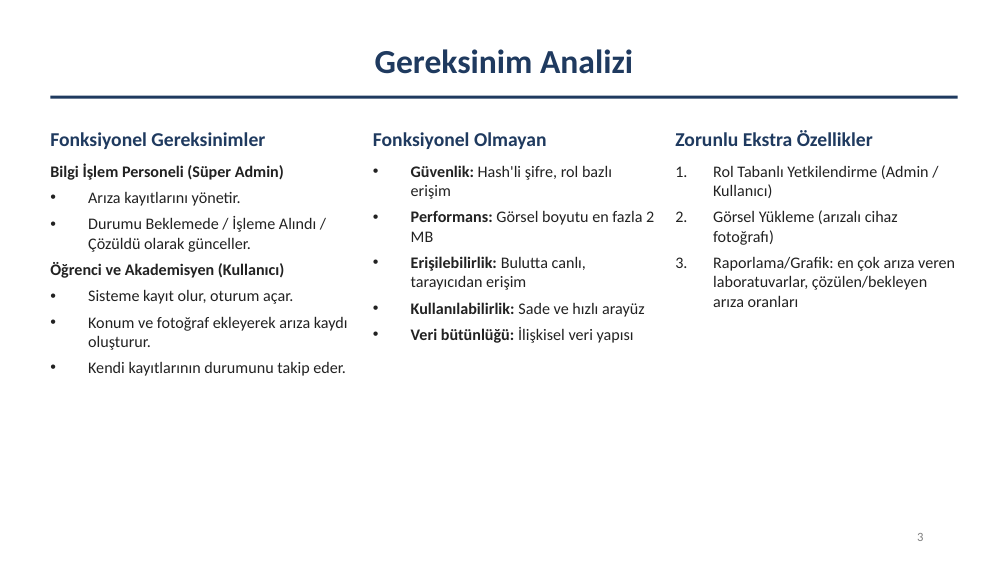
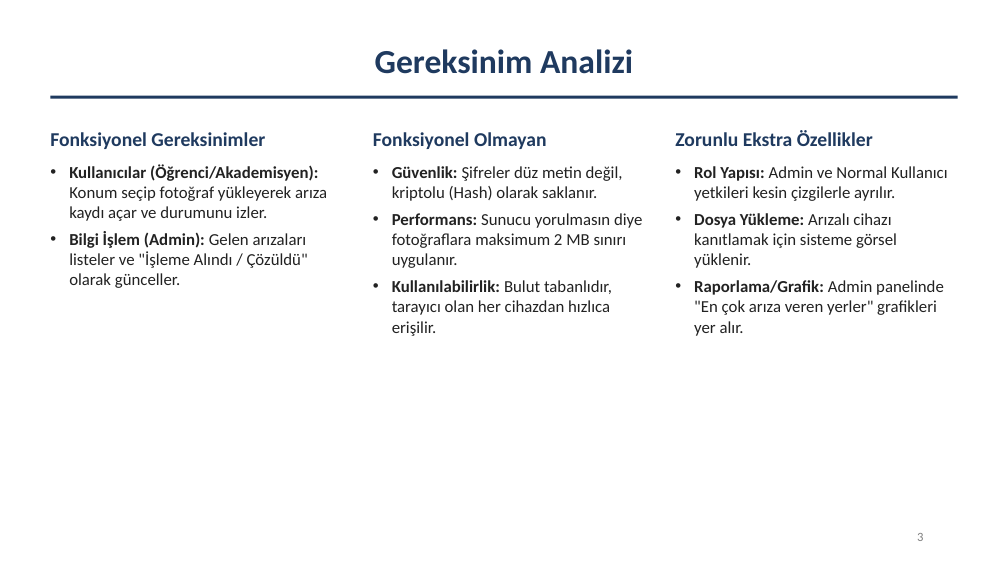
Before and after one commit to AlatifMhtgl1/Web-Programlama-Tasar-m-, a slide deck: slide 3 of sunum/Kampus_IT_Helpdesk_Suunum (1).pptx. Drawn at 1008x567 pixels with LibreOffice and Linux fonts; fonts in the diff are those of the drawing. Boxes give left, top, right and bottom in pixels: in the first picture for what was removed or moved away, otherwise in the second. Text is boxed around its words. In the diff, an @@ line names an element or a change of style, - is before the commit and + after.

```diff
--- a/sunum/Kampus_IT_Helpdesk_Suunum (1).pptx
+++ b/sunum/Kampus_IT_Helpdesk_Suunum (1).pptx
@@ text at (x1=69, y1=164, x2=327, y2=288): text changed; size 11.5 to 12 pt @@
-Bilgi İşlem Personeli (Süper Admin)
-• Arıza kayıtlarını yönetir.
-• Durumu Beklemede / İşleme Alındı / Çözüldü olarak günceller.
-Öğrenci ve Akademisyen (Kullanıcı)
-• Sisteme kayıt olur, oturum açar.
-• Konum ve fotoğraf ekleyerek arıza kaydı oluşturur.
-• Kendi kayıtlarının durumunu takip eder.
+• Kullanıcılar (Öğrenci/Akademisyen): Konum seçip fotoğraf yükleyerek arıza kaydı açar ve durumunu izler.
+• Bilgi İşlem (Admin): Gelen arızaları listeler ve "İşleme Alındı / Çözüldü" olarak günceller.
@@ text at (x1=392, y1=166, x2=642, y2=336): text changed; size 11.5 to 12 pt @@
-• Güvenlik: Hash'li şifre, rol bazlı erişim
-• Performans: Görsel boyutu en fazla 2 MB
-• Erişilebilirlik: Bulutta canlı, tarayıcıdan erişim
-• Kullanılabilirlik: Sade ve hızlı arayüz
-• Veri bütünlüğü: İlişkisel veri yapısı
+• Güvenlik: Şifreler düz metin değil, kriptolu (Hash) olarak saklanır.
+• Performans: Sunucu yorulmasın diye fotoğraflara maksimum 2 MB sınırı uygulanır.
+• Kullanılabilirlik: Bulut tabanlıdır, tarayıcı olan her cihazdan hızlıca erişilir.
@@ text at (x1=694, y1=166, x2=948, y2=336): text changed; size 11.5 to 12 pt @@
-1. Rol Tabanlı Yetkilendirme (Admin / Kullanıcı)
-2. Görsel Yükleme (arızalı cihaz fotoğrafı)
-3. Raporlama/Grafik: en çok arıza veren laboratuvarlar, çözülen/bekleyen arıza oranları
+• Rol Yapısı: Admin ve Normal Kullanıcı yetkileri kesin çizgilerle ayrılır.
+• Dosya Yükleme: Arızalı cihazı kanıtlamak için sisteme görsel yüklenir.
+• Raporlama/Grafik: Admin panelinde "En çok arıza veren yerler" grafikleri yer alır.
```
Also in this commit, not shown: 2 other slides changed.
